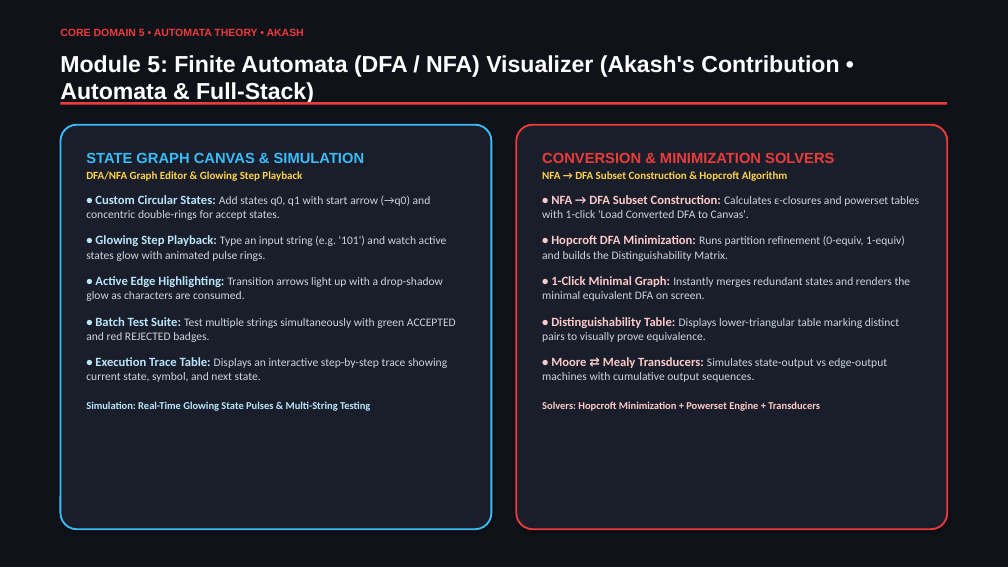
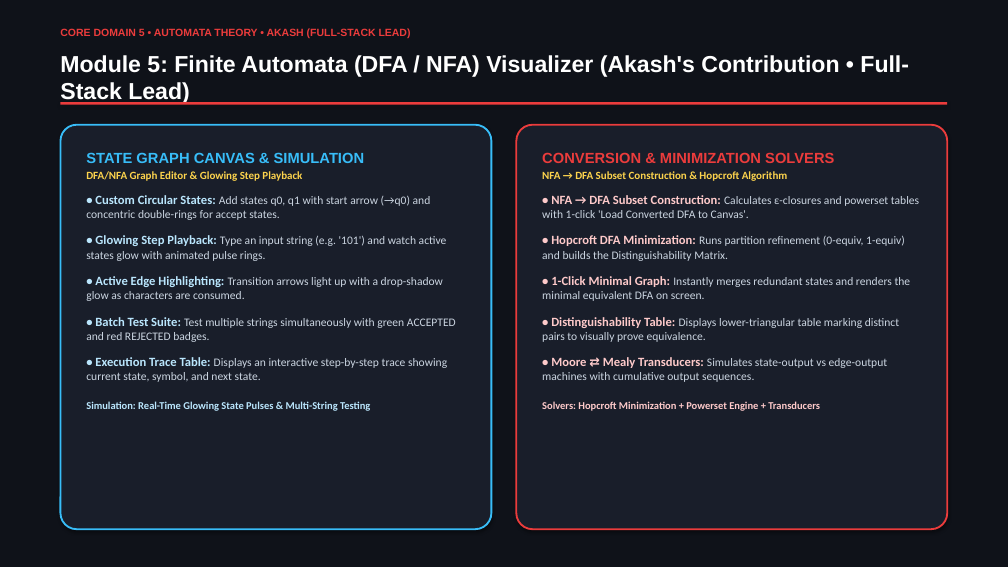
Before and after one commit to akash20065ray-sys/Logic_verse, a slide deck: slide 9 of LogicVerse_Presentation_With_Names.pptx. Drawn at 1008x567 pixels with LibreOffice and Linux fonts; fonts in the diff are those of the drawing. Boxes give left, top, right and bottom in pixels: in the first picture for what was removed or moved away, otherwise in the second. Text is boxed around its words. In the diff, an @@ line names an element or a change of style, - is before the commit and + after.

Commit message:
Align team member roles, modules, and full-stack ownership across slides and paper

```diff
--- a/LogicVerse_Presentation_With_Names.pptx
+++ b/LogicVerse_Presentation_With_Names.pptx
@@ text at [60, 28, 411, 38]: text changed @@
-CORE DOMAIN 5 • AUTOMATA THEORY • AKASH
+CORE DOMAIN 5 • AUTOMATA THEORY • AKASH (FULL-STACK LEAD)
@@ text at [60, 55, 909, 105]: text changed @@
-Module 5: Finite Automata (DFA / NFA) Visualizer (Akash's Contribution • Automata & Full-Stack)
+Module 5: Finite Automata (DFA / NFA) Visualizer (Akash's Contribution • Full-Stack Lead)
```
Also in this commit, not shown: 8 other slides changed, 4 other files.
